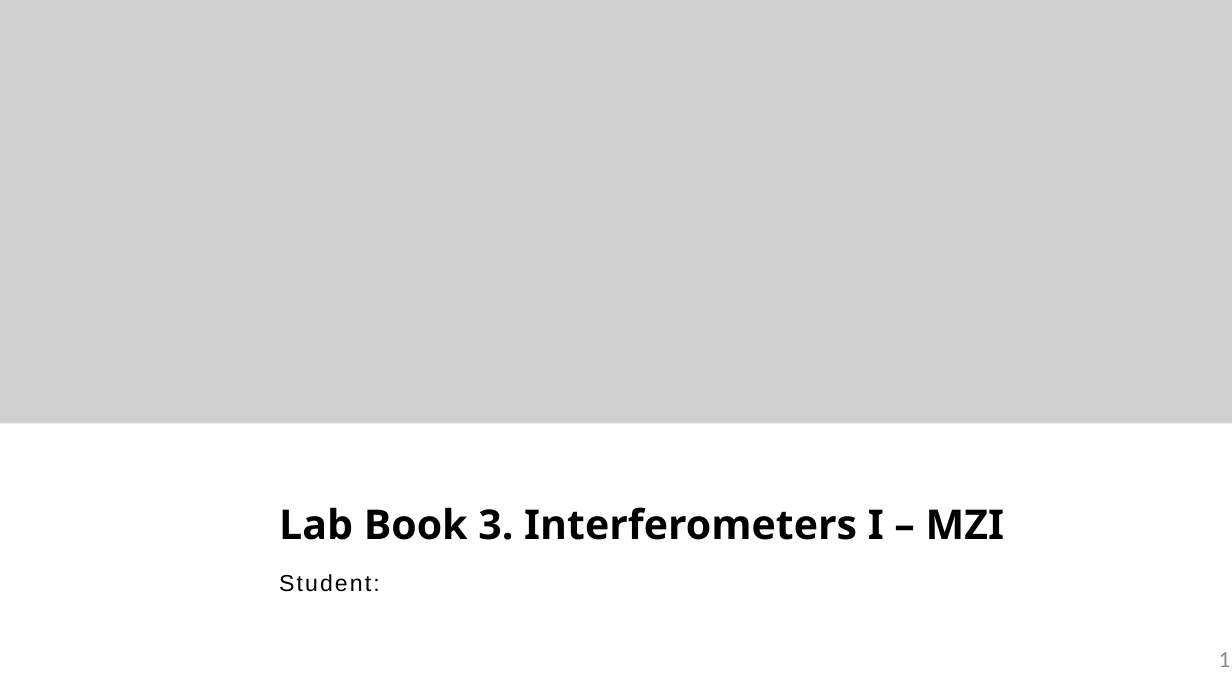
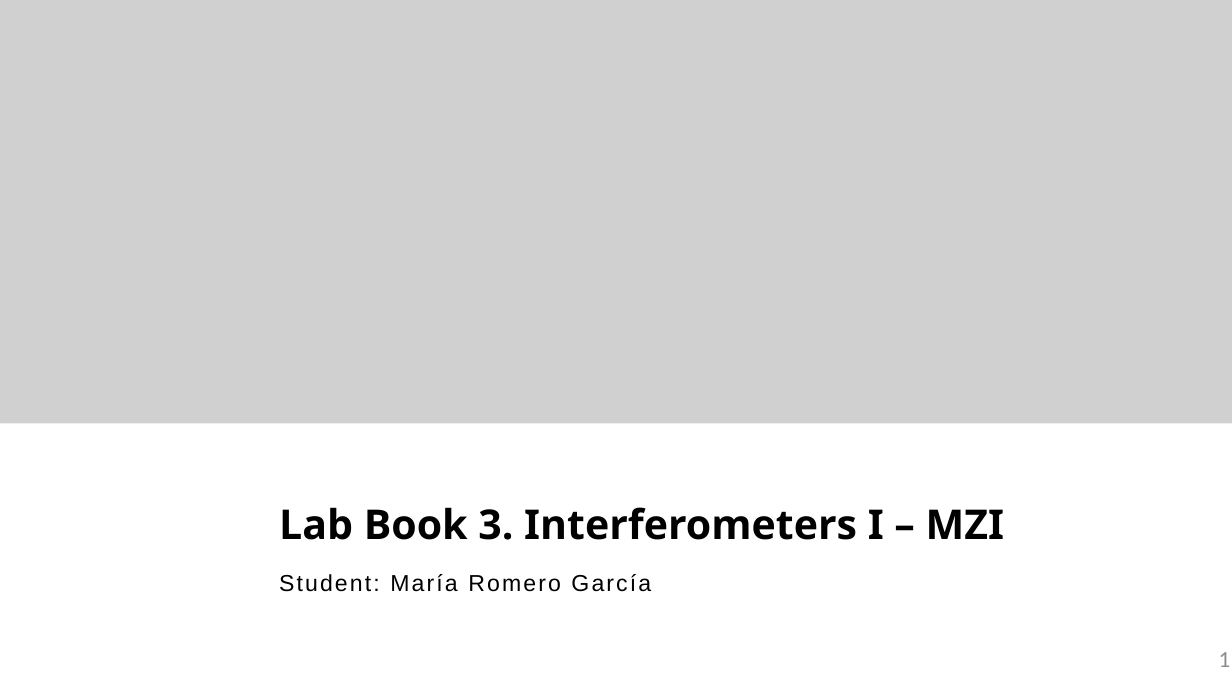
Before and after one commit to mromgar1/pic-upv-lab3, a slide deck: slide 1 of LabBook_3.pptx. Drawn at 1232x693 pixels with LibreOffice and Linux fonts; fonts in the diff are those of the drawing; grey boxes stand for pictures; background and template pictures are left out. Boxes give left, top, right and bottom in pixels: in the first picture for what was removed or moved away, otherwise in the second. Text is boxed around its words. In the diff, an @@ line names an element or a change of style, - is before the commit and + after.

```diff
--- a/LabBook_3.pptx
+++ b/LabBook_3.pptx
@@ text at [279,574,651,592]: text changed @@
-Student:
+Student: María Romero García
```
Also in this commit, not shown: 1 slide added, 1 slide removed.
